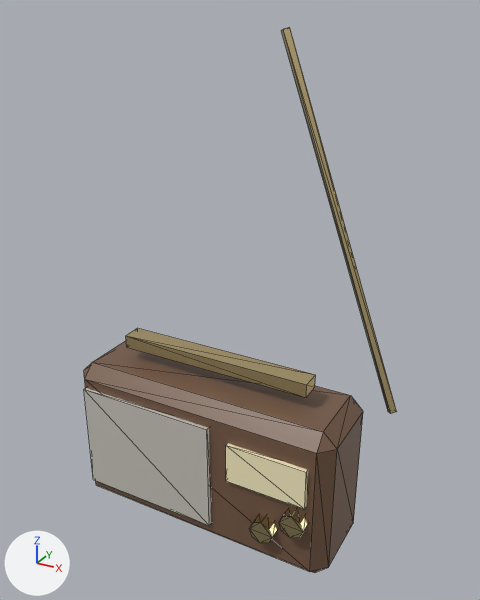
The glTF model assets/models/apartment/radio.glb, before and after one commit.
Both versions are drawn from a camera (50 mm lens) standing at (0.441, -0.727, 0.737) and looking at (0.038, 0.005, 0.371). Lighting does not change. The marker at lower left points along +X, +Y and +Z. The first picture is the older version. Mesh edges are drawn as thin lines. Vertices at exactly the same position are counted once.

The first picture shows 'radio'.
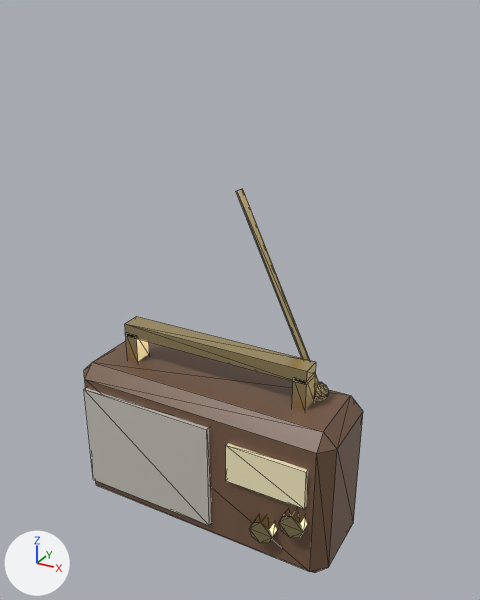
Boxes (x1, y1, x2, y2) around the edits, measured in the pictures (480 x 600 px):
'radio', reshaped (11% narrower, 30% shorter)
    before: (84, 27, 397, 573)
    after: (84, 189, 363, 573)
part 1 of me_cube_156, added
    after: (314, 382, 329, 400)
part 2 of me_cube_156, reshaped
    before: (126, 27, 397, 414)
    after: (125, 189, 319, 410)

The change, as a list of edits to the scene's bpy script:
```text
Change me_cube_156:
    used by ob_radio; location = (0.0, 0.0, 0.0)
    remove me_cube_156.from_pydata(...)  # 88 vertices, 148 faces; spans x -0.21..0.261, y -0.085..0.07, z 0.0..0.717
    add me_cube_156.from_pydata(...)  # 156 vertices, 272 faces; spans x -0.21..0.21, y -0.085..0.07, z 0.0..0.519
    me_cube_156 part 1: a new loose piece, a UV sphere (10 segments, 6 rings, poles along z) spanning x 0.137..0.163, y 0.016..0.044, z 0.231..0.259, in mat_brass (beige #e1cb95)
    me_cube_156 part 2
    6 vertices are removed from x 0.079..0.25, y -0.015..0.036, z 0.243..0.717
    23 faces are deleted
    6 vertices move from x -0.15..0.261, y -0.015..0.036, z 0.245..0.26 to x -0.15..0.15, y -0.015..0.015, z 0.235..0.3
    17 vertices are added at x -0.15..0.155, y -0.015..0.036, z 0.235..0.519
    5 new vertices lie (0.0, -0.03, 0.0) away from vertices in x -0.15..-0.13, y -0.015..0.015, z 0.235..0.285
    47 new faces join them, mat_brass (beige #e1cb95)
```
